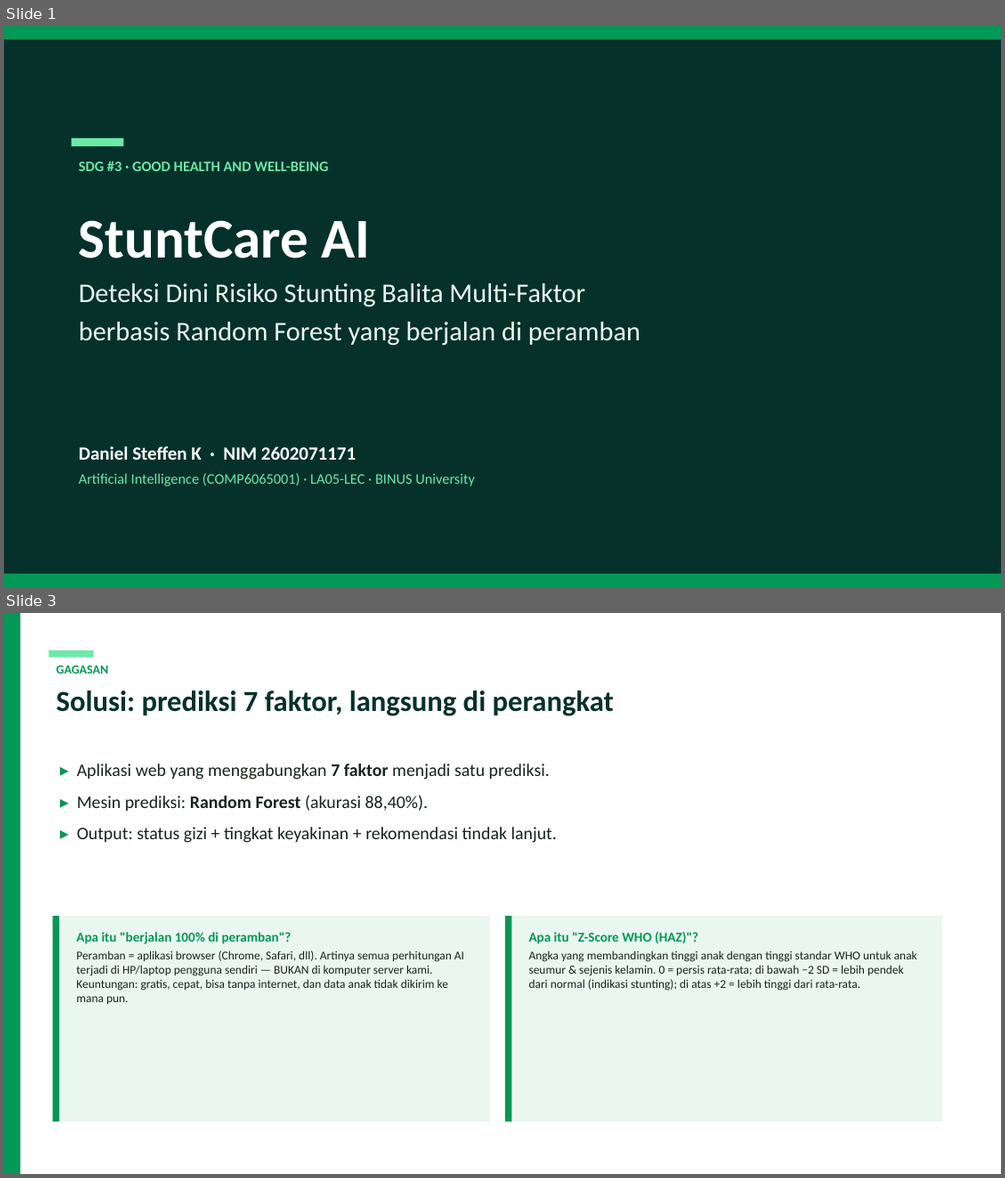
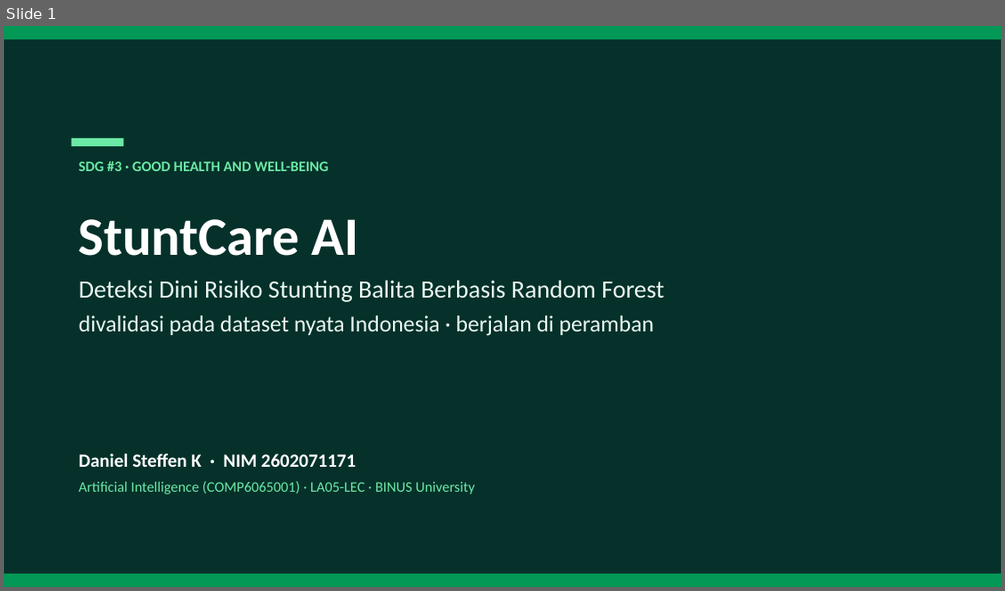
Before and after one commit to steffenkwik/machinelearning-ai, a slide deck: StuntCare_AI_Presentation.pptx. Shown one above the other, each under a label of ours: slides 1 and 3 before the commit, slide 1 after it; the slides between them are not shown. The pictures are 1005x1178 and 1005x591 pixels, drawn with LibreOffice and Linux fonts; fonts in the diff are those of the drawing. Boxes give left, top, right and bottom in pixels: in the first picture for what was removed or moved away, otherwise in the second. Text is boxed around its words. In the diff, an @@ line names an element or a change of style, - is before the commit and + after.

```diff
--- a/StuntCare_AI_Presentation.pptx
+++ b/StuntCare_AI_Presentation.pptx
@@ slide 3 removed at bbox=[4, 613, 1001, 1174], background #FFFFFF @@
@@ rectangle removed at bbox=[4, 613, 20, 1174] @@
@@ rectangle removed at bbox=[48, 650, 94, 657] @@
@@ text removed at bbox=[57, 665, 109, 674] @@
-GAGASAN
@@ text removed at bbox=[57, 690, 614, 716] @@
-Solusi: prediksi 7 faktor, langsung di perangkat
@@ text removed at bbox=[77, 763, 557, 843] @@
-▸ Aplikasi web yang menggabungkan 7 faktor menjadi satu prediksi.
-▸ Mesin prediksi: Random Forest (akurasi 88,40%).
-▸ Output: status gizi + tingkat keyakinan + rekomendasi tindak lanjut.
@@ rectangle removed at bbox=[53, 916, 490, 1121] @@
@@ rectangle removed at bbox=[53, 916, 59, 1121] @@
@@ text removed at bbox=[76, 932, 464, 1004] @@
-Apa itu "berjalan 100% di peramban"?
-Peramban = aplikasi browser (Chrome, Safari, dll). Artinya semua perhitungan AI terjadi di HP/laptop pengguna sendiri — BUKAN di komputer server kami. Keuntungan: gratis, cepat, bisa tanpa internet, dan data anak tidak dikirim ke mana pun.
@@ rectangle removed at bbox=[505, 916, 942, 1121] @@
@@ rectangle removed at bbox=[505, 916, 512, 1121] @@
@@ text removed at bbox=[529, 932, 917, 990] @@
-Apa itu "Z-Score WHO (HAZ)"?
-Angka yang membandingkan tinggi anak dengan tinggi standar WHO untuk anak seumur & sejenis kelamin. 0 = persis rata-rata; di bawah −2 SD = lebih pendek dari normal (indikasi stunting); di atas +2 = lebih tinggi dari rata-rata.
@@ slide 1 changed as well @@
@@ text at bbox=[79, 219, 359, 256]: size 54 to 52 pt in "StuntCare AI" @@
@@ text at bbox=[79, 280, 664, 336]: text changed; size 26 to 22 pt @@
-Deteksi Dini Risiko Stunting Balita Multi-Faktor
-berbasis Random Forest yang berjalan di peramban
+Deteksi Dini Risiko Stunting Balita Berbasis Random Forest
+divalidasi pada dataset nyata Indonesia · berjalan di peramban
@@ text "Daniel Steffen K · NIM ...": place and size @@
-text "Daniel Steffen K · NIM ..." at bbox=[79, 446, 475, 486]
+text "Daniel Steffen K · NIM ..." at bbox=[79, 453, 475, 494]
```
Also in this commit, not shown: 6 other slides changed, 10 slides added, 6 other slides removed, 32 other files.
